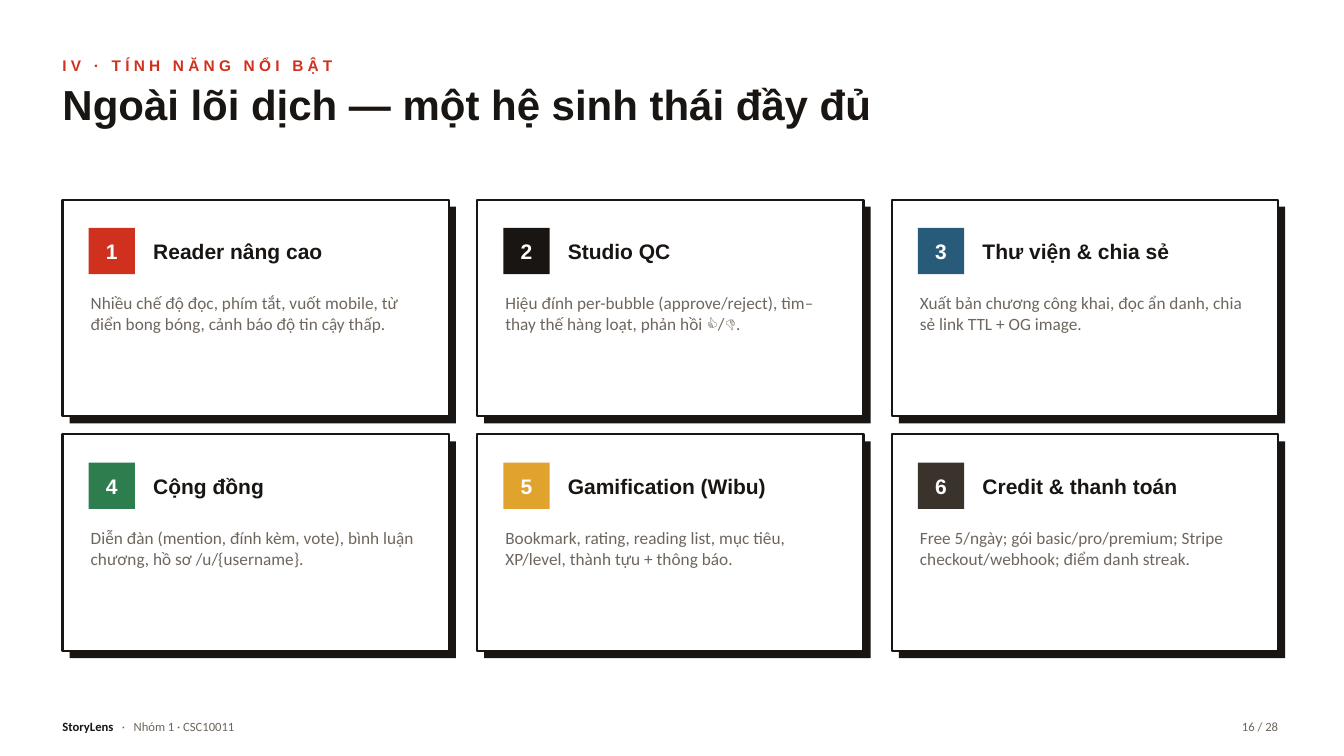
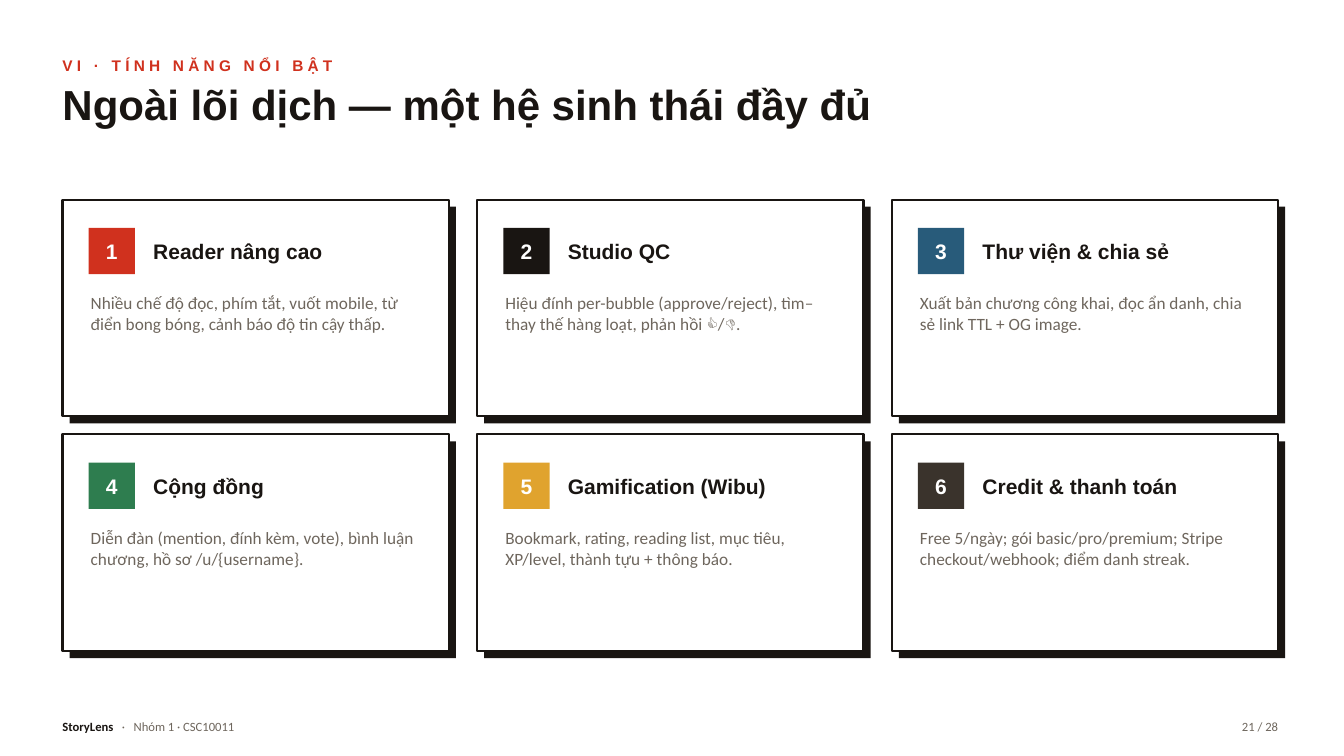
Before and after one commit to trungkiet2005/storylen, a slide deck: slide 21 of docs/presentation/StoryLens_Presentation.pptx (slide 16 before the commit). Drawn at 1344x756 pixels with LibreOffice and Linux fonts; fonts in the diff are those of the drawing. Boxes give left, top, right and bottom in pixels: in the first picture for what was removed or moved away, otherwise in the second. Text is boxed around its words. In the diff, an @@ line names an element or a change of style, - is before the commit and + after.

```diff
--- a/docs/presentation/StoryLens_Presentation.pptx
+++ b/docs/presentation/StoryLens_Presentation.pptx
@@ text at <box>62,59,332,74</box>: text changed @@
-IV · TÍNH NĂNG NỔI BẬT
+VI · TÍNH NĂNG NỔI BẬT
@@ text at <box>1242,722,1278,731</box>: text changed @@
-16 / 28
+21 / 28
```
Also in this commit, not shown: 22 other slides changed, 5 other files.
